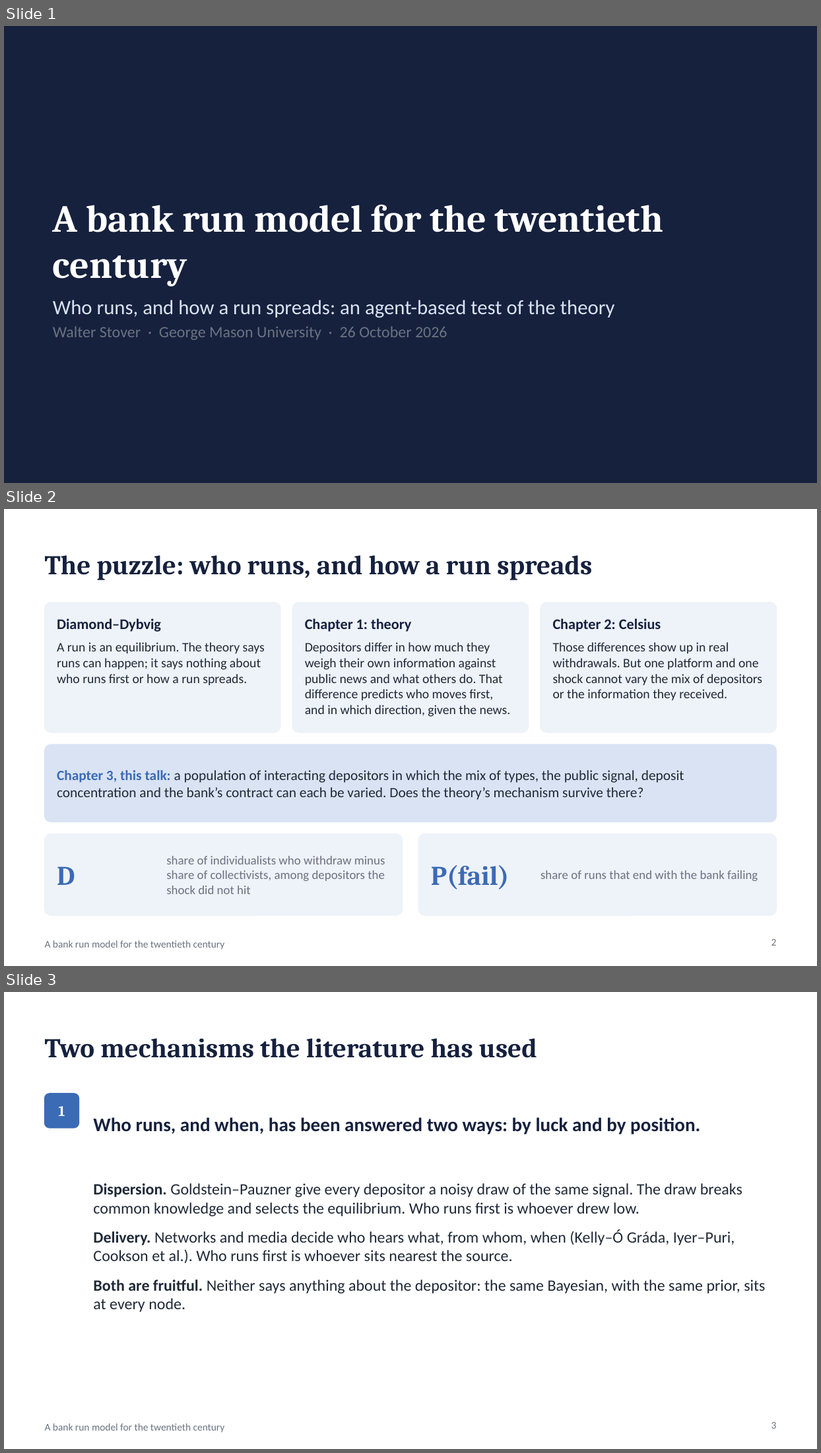
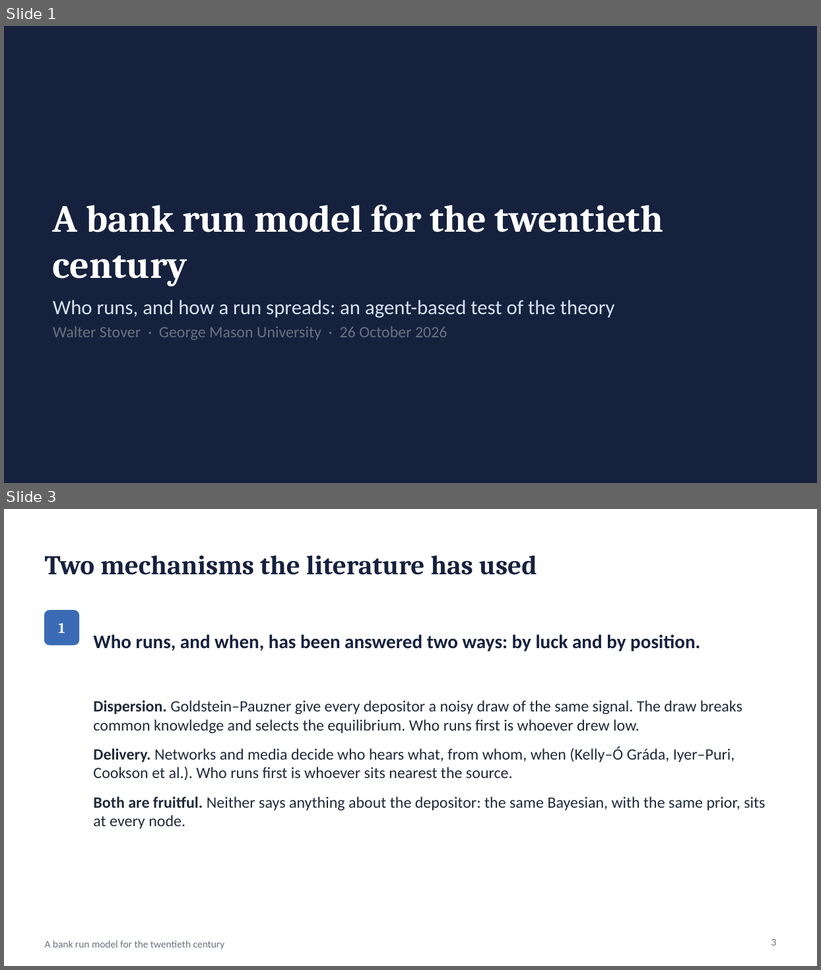
Before and after one commit to wlstover/BankRuns5, a slide deck: docs/deck_2026-10-26_seminar.pptx. Shown one above the other, each under a label of ours: slides 1, 2 and 3 before the commit, slides 1 and 3 after it; the slides between them are not shown. The pictures are 821x1453 and 821x970 pixels, drawn with LibreOffice and Linux fonts; fonts in the diff are those of the drawing. Boxes give left, top, right and bottom in pixels: in the first picture for what was removed or moved away, otherwise in the second. Text is boxed around its words. In the diff, an @@ line names an element or a change of style, - is before the commit and + after.

```diff
--- a/docs/deck_2026-10-26_seminar.pptx
+++ b/docs/deck_2026-10-26_seminar.pptx
@@ slide 2 removed at (4,509,817,966), background #FFFFFF; not listed: 1 template element that a slide beside it also shows @@
@@ title removed at (45,555,592,580) @@
-The puzzle: who runs, and how a run spreads
@@ rounded rectangle removed at (45,603,281,733) @@
@@ rounded rectangle removed at (292,603,529,733) @@
@@ rounded rectangle removed at (541,603,776,733) @@
@@ text removed at (57,619,161,632) @@
-Diamond–Dybvig
@@ text removed at (305,619,411,632) @@
-Chapter 1: theory
@@ text removed at (553,619,661,632) @@
-Chapter 2: Celsius
@@ text removed at (57,642,265,685) @@
-A run is an equilibrium. The theory says runs can happen; it says nothing about who runs first or how a run spreads.
@@ text removed at (305,642,511,717) @@
-Depositors differ in how much they weigh their own information against public news and what others do. That difference predicts who moves first, and in which direction, given the news.
@@ text removed at (553,642,762,700) @@
-Those differences show up in real withdrawals. But one platform and one shock cannot vary the mix of depositors or the information they received.
@@ rounded rectangle removed at (45,745,776,822) @@
@@ text removed at (57,770,684,800) @@
-Chapter 3, this talk: a population of interacting depositors in which the mix of types, the public signal, deposit concentration and the bank’s contract can each be varied. Does the theory’s mechanism survive there?
@@ rounded rectangle removed at (45,834,403,916) @@
@@ rounded rectangle removed at (418,834,776,916) @@
@@ text removed at (166,856,385,894) @@
-share of individualists who withdraw minus share of collectivists, among depositors the shock did not hit
@@ text removed at (57,867,75,885) @@
-D
@@ text removed at (431,865,510,890) @@
-P(fail)
@@ text removed at (541,871,758,881) @@
-share of runs that end with the bank failing
@@ page number removed at (772,939,777,946) @@
-2
```
Also in this commit, not shown: 1 slide changed, 1 slide added, 3 other files.
